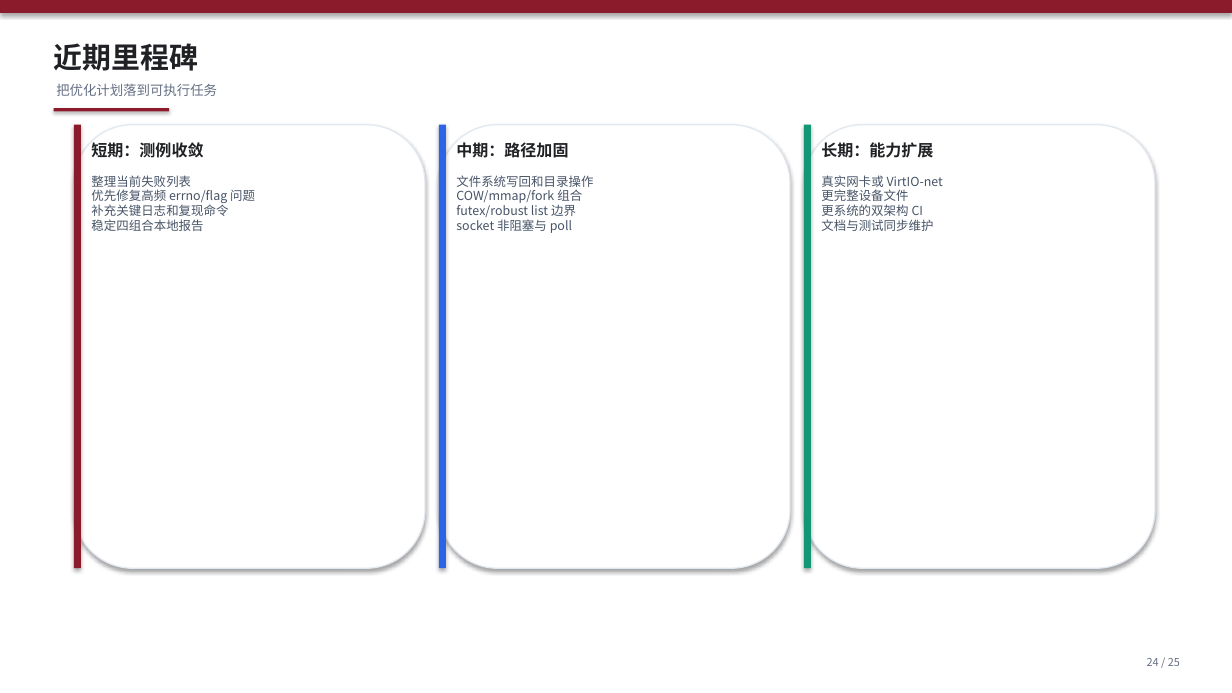
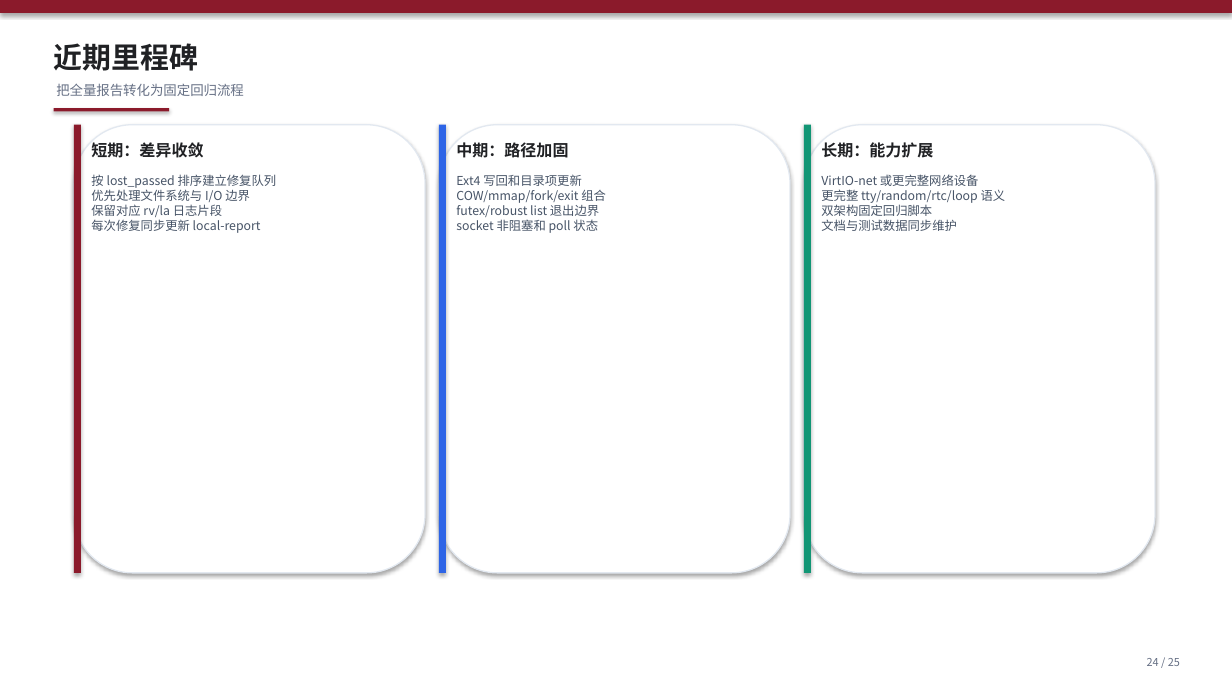
Before and after one commit to Solarpasserby/RespOS, a slide deck: slide 24 of docs/初赛文档/RespOS初赛进展汇报.pptx. Drawn at 1232x693 pixels with LibreOffice and Linux fonts; fonts in the diff are those of the drawing. Boxes give left, top, right and bottom in pixels: in the first picture for what was removed or moved away, otherwise in the second. Text is boxed around its words. In the diff, an @@ line names an element or a change of style, - is before the commit and + after.

Commit message:
fix: 优化了初赛文档pdf和进展汇报pptx

```diff
--- a/docs/初赛文档/RespOS初赛进展汇报.pptx
+++ b/docs/初赛文档/RespOS初赛进展汇报.pptx
@@ text at [56,84,244,96]: text changed @@
-把优化计划落到可执行任务
+把全量报告转化为固定回归流程
@@ rounded rectangle: place and size @@
-rounded rectangle at [74,125,425,568]
+rounded rectangle at [74,125,425,573]
@@ rectangle: place and size @@
-rectangle at [74,125,80,568]
+rectangle at [74,125,80,573]
@@ text at [91,142,203,158]: text changed @@
-短期：测例收敛
+短期：差异收敛
@@ rounded rectangle: place and size @@
-rounded rectangle at [439,125,790,568]
+rounded rectangle at [439,125,790,573]
@@ rectangle: place and size @@
-rectangle at [439,125,445,568]
+rectangle at [439,125,445,573]
@@ rounded rectangle: place and size @@
-rounded rectangle at [804,125,1155,568]
+rounded rectangle at [804,125,1155,573]
@@ rectangle: place and size @@
-rectangle at [804,125,811,568]
+rectangle at [804,125,811,573]
@@ text at [91,174,277,233]: text changed; size 9.7 to 9.6 pt @@
-整理当前失败列表
-优先修复高频 errno/flag 问题
-补充关键日志和复现命令
-稳定四组合本地报告
+按 lost_passed 排序建立修复队列
+优先处理文件系统与 I/O 边界
+保留对应 rv/la 日志片段
+每次修复同步更新 local-report
@@ text at [456,174,606,233]: text changed; size 9.7 to 9.6 pt @@
-文件系统写回和目录操作
-COW/mmap/fork 组合
-futex/robust list 边界
-socket 非阻塞与 poll
+Ext4 写回和目录项更新
+COW/mmap/fork/exit 组合
+futex/robust list 退出边界
+socket 非阻塞和 poll 状态
@@ text at [821,174,1006,231]: text changed; size 9.7 to 9.6 pt @@
-真实网卡或 VirtIO-net
-更完整设备文件
-更系统的双架构 CI
-文档与测试同步维护
+VirtIO-net 或更完整网络设备
+更完整 tty/random/rtc/loop 语义
+双架构固定回归脚本
+文档与测试数据同步维护
```
Also in this commit, not shown: 5 other slides changed, 7 slides added, 7 slides removed, 2 other files.
